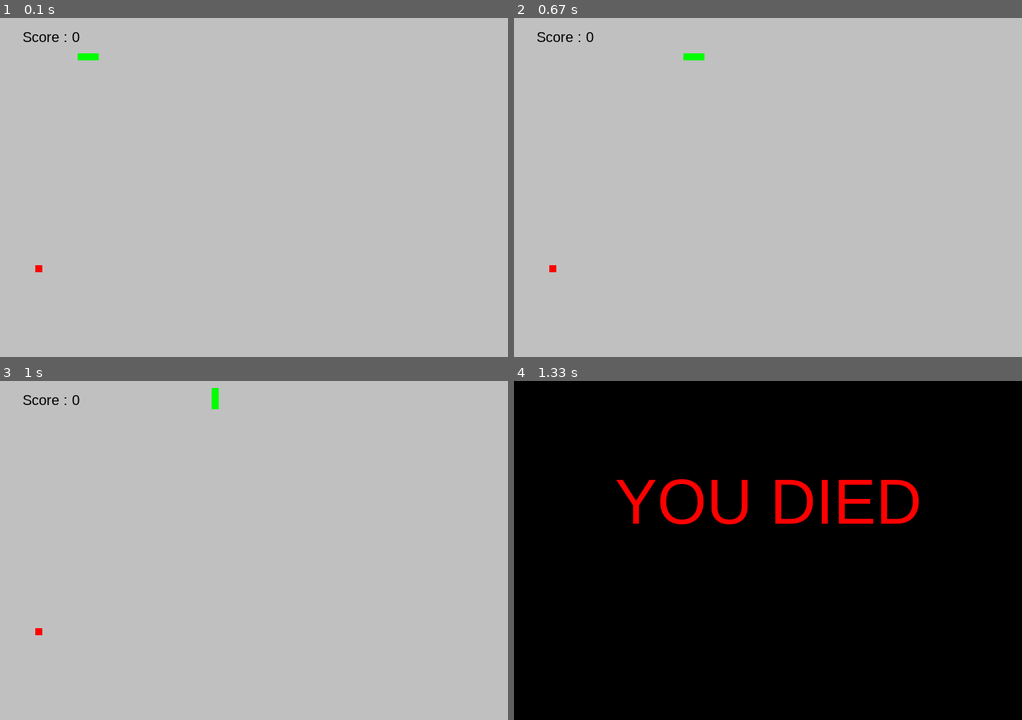
Above: before the commit, frames 1-4 (two rows, left to right).
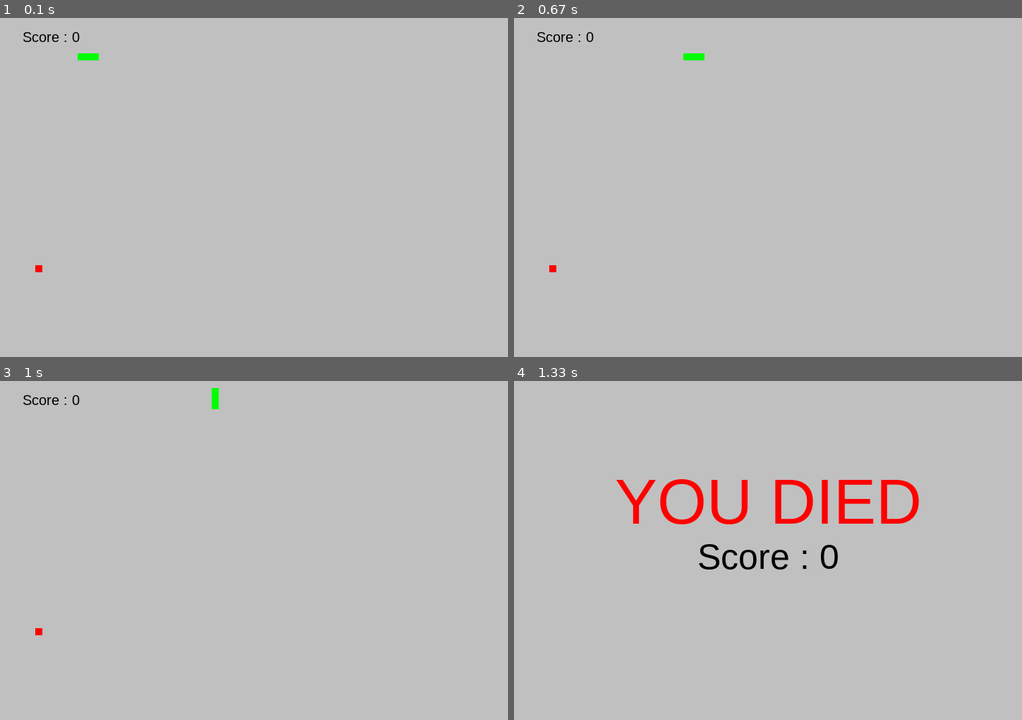
Above: after the commit, the same moments.

Repository: Fakur19/pygame
Game: pygame game, started from snake-game/snakeGame.py
Two runs of this game, one before a commit and one after it. Both use one fixed random seed, a clock stepped at 60 frames per second and the inputs below.
Inputs:
- Up to frame 1 (0.1 s): no input
- Up to frame 2 (0.67 s): no input
- Up to frame 3 (1 s): hold Up from 0.83 s (still down)
- Up to frame 4 (1.33 s): release Up at 1.3 s

Frames 1-3 are identical in both runs. In frame 4, 98% of the frame differs, in the area x 0-100%, y 0-100%.

Commit message:
M2 Challenge

Diff:
--- a/M1/snakeGame.py
+++ b/snake-game/snakeGame.py
@@ -34,12 +34,22 @@
 blue = pygame.Color(0,0,255)
 
 def game_over():
+    game_window.fill(white)
+    # Display game over message
     my_font = pygame.font.SysFont('Arial', 90)
     game_over_surface = my_font.render('YOU DIED', True, red)
     game_over_rect = game_over_surface.get_rect()
     game_over_rect.midtop = (360, 120)
-    game_window.fill(black)
     game_window.blit(game_over_surface, game_over_rect)
+
+    # Display Score
+    score_font = pygame.font.SysFont('Arial', 50)
+    score_surface = score_font.render('Score : ' + str(score), True, black)
+    score_rect = score_surface.get_rect()
+    score_rect.midtop = (360, 220)
+    game_window.blit(score_surface, score_rect)
+
+    # Refresh game screen
     pygame.display.flip()
     time.sleep(3)
     pygame.quit()
Renamed: M1/update.py -> snake-game/update.py
